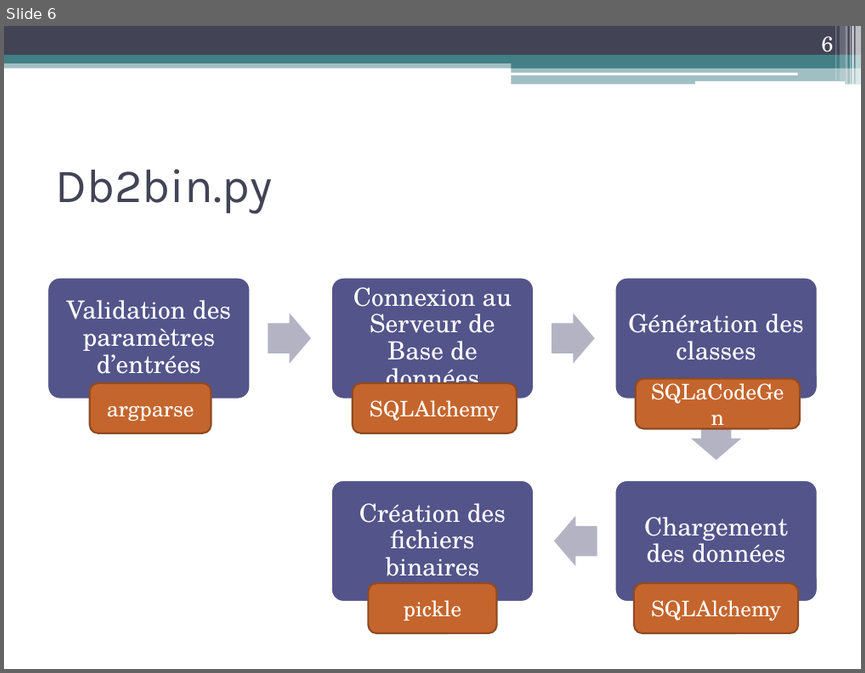
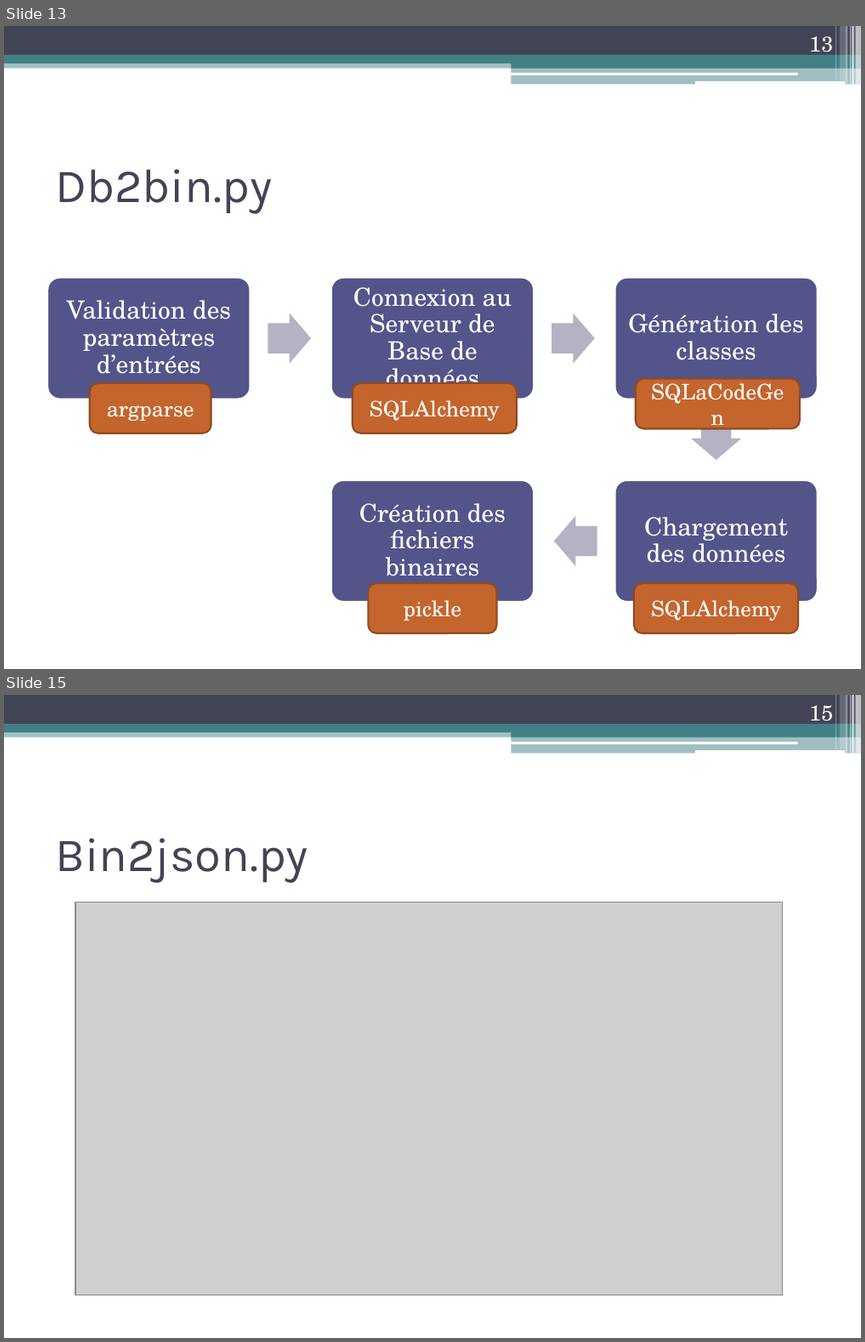
Before and after one commit to anunnakian/db2file, a slide deck: docs/dataMigrator.pptx. Shown one above the other, each under a label of ours: slide 6 before the commit, slides 13 and 15 after it; the slides between them are not shown. The pictures are 865x673 and 865x1342 pixels, drawn with LibreOffice and Linux fonts; fonts in the diff are those of the drawing; grey boxes stand for pictures. Boxes give left, top, right and bottom in pixels: in the first picture for what was removed or moved away, otherwise in the second. Text is boxed around its words. In the diff, an @@ line names an element or a change of style, - is before the commit and + after.

```diff
--- a/docs/dataMigrator.pptx
+++ b/docs/dataMigrator.pptx
@@ slide 15 added at (4,695,861,1338), background #FFFFFF; not listed: 13 template elements that a slide beside it also shows @@
@@ page number added at (809,705,833,727), 18 pt, text #FFFFFF @@
+15
@@ title added at (55,838,308,882), 40 pt, text #424456 @@
+Bin2json.py
@@ picture added at (75,902,782,1295) @@
@@ what was slide 6 is now slide 13 @@
@@ page number at (809,36,833,58): text changed @@
-6
+13
```
Also in this commit, not shown: 4 slides changed, 13 other slides added, 2 slides removed.
